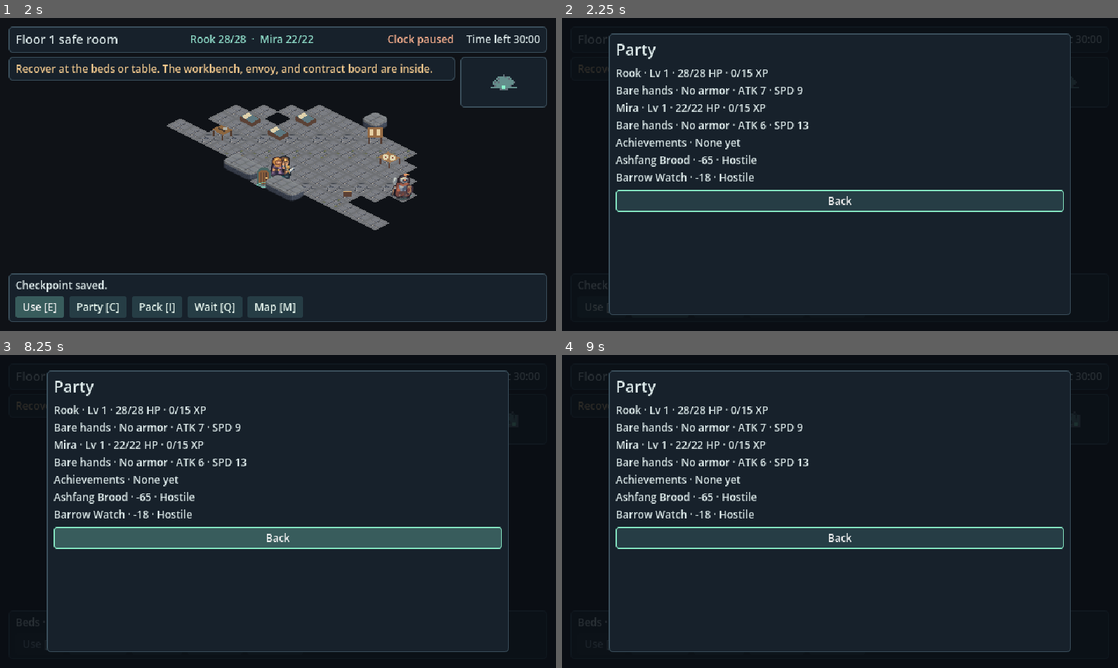
Above: before the commit, frames 1-4 (two rows, left to right).
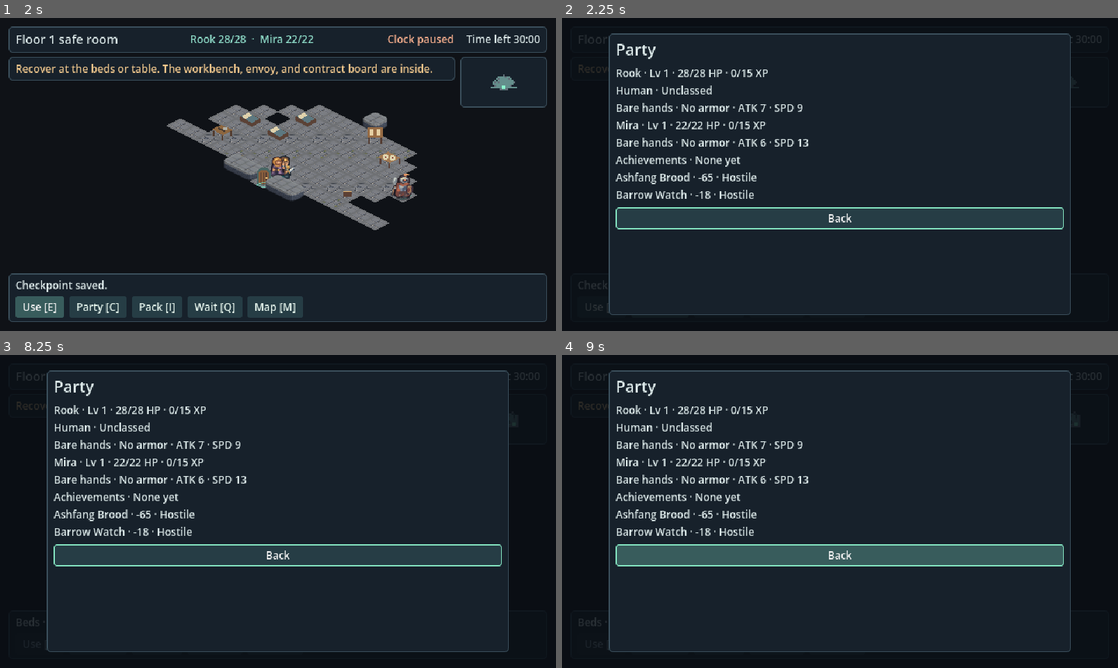
Above: after the commit, the same moments.

Repository: ChrisTitusTech/dungeon-crawler
Game: Godot game, scene res://scenes/main.tscn
Two runs of this game, one before a commit and one after it. Both use one fixed random seed, a clock stepped at 60 frames per second and the inputs below. Sound files missing from this copy of the repository are replaced by a short silence.
Inputs (mouse positions are in pixels of both pictures, inside the frame that each line leads up to):
- Up to frame 1 (2 s): click "Slot 1 · New run" at 0.5 s; click "Use [E]" at 1.25 s
- Up to frame 2 (2.25 s): click "Party [C]" at 2 s
- Up to frame 3 (8.25 s): click "Pack [I]" at 2.75 s; click "Wait [Q]" at 3.5 s; click "Map [M]" at 4.25 s; click "Back" at 5 s; tap Enter at 5.75 s; move the mouse to (400, 495) at 5.77 s; hold D (move_right) 5.78-6.5 s; tap E (interact) at 5.85, 7.55 s; click (400, 495) at 5.92 s; drag from (166, 527) to (250, 574) at 6.52 s; move the mouse to (333, 442) at 7.27 s; hold D (move_right) 7.28-8 s; tap C (open_party) at 7.35 s; drag from (250, 574) to (111, 464) at 8.02 s
- Up to frame 4 (9 s): move the mouse to (1006, 558) at 8.77 s; hold A (move_left) from 8.78 s (still down); tap Q (wait_turn) at 8.85 s

Frame 1 is identical in both runs. In frame 2, 12% of the frame differs, in the area x 9-91%, y 21-68%; in frame 3, 13%; in frame 4, 13%.

Commit message:
Add race and class choices and a recruitable pet

Diff:
--- a/data/floor_2_layout.tres
+++ b/data/floor_2_layout.tres
@@ -9,7 +9,7 @@
 "#####################################################",
 "#####################################################",
 "#####################################################",
-"############..........################...........####",
+"############......P...################...........####",
 "############.c......g.################.........c.####",
 "############..........################......g....####",
 "############.....r...........#########...........####",
--- a/data/floor_one_content.tres
+++ b/data/floor_one_content.tres
@@ -7,7 +7,8 @@
 heroes = {
 "rook": {"name": "Rook", "hp": 28, "power": 7, "speed": 9, "portrait": 0, "skill": "cleave"},
 "mira": {"name": "Mira", "hp": 22, "power": 6, "speed": 13, "portrait": 1, "skill": "trip"},
-"sable": {"name": "Sable", "hp": 25, "power": 6, "speed": 11, "portrait": 4, "skill": "brace"}
+"sable": {"name": "Sable", "hp": 25, "power": 6, "speed": 11, "portrait": 4, "skill": "brace"},
+"cinder": {"name": "Cinder", "hp": 24, "power": 8, "speed": 14, "portrait": 2, "skill": "ankle_bite", "pet": true}
 }
 foes = {
 "rat": {"name": "Ashfang Dire Rat", "hp": 17, "power": 5, "speed": 8, "portrait": 2, "xp": 7, "drop": "tonic", "faction": "ashfang", "material": "ashfang_pelt"},
@@ -33,7 +34,21 @@
 skills = {
 "cleave": {"name": "Cleave", "bonus": 5, "wound": "arms"},
 "trip": {"name": "Hamstring", "bonus": 3, "wound": "legs"},
-"brace": {"name": "Breaking strike", "bonus": 4, "wound": "head"}
+"brace": {"name": "Breaking strike", "bonus": 4, "wound": "head"},
+"ankle_bite": {"name": "Ankle Bite", "bonus": 2, "wound": "legs"},
+"shield_break": {"name": "Shield Break", "bonus": 7, "wound": "arms"},
+"low_feint": {"name": "Low Feint", "bonus": 6, "wound": "legs"},
+"seal_cutter": {"name": "Seal Cutter", "bonus": 5, "wound": "torso"}
+}
+races = {
+"human": {"name": "Human", "summary": "+2 base attack", "power": 2},
+"stonekin": {"name": "Stonekin", "summary": "+8 max HP", "hp": 8},
+"gloamkin": {"name": "Gloamkin", "summary": "+3 base speed", "speed": 3, "requires": "truce", "unlock": "Hold a Barrow Watch truce"}
+}
+classes = {
+"vanguard": {"name": "Vanguard", "summary": "+2 base attack, Shield Break wounds arms", "power": 2, "skill": "shield_break"},
+"skirmisher": {"name": "Skirmisher", "summary": "+2 base speed, Low Feint wounds legs", "speed": 2, "skill": "low_feint"},
+"guildblade": {"name": "Guildblade", "summary": "+4 max HP, Seal Cutter wounds the torso", "hp": 4, "skill": "seal_cutter", "requires": "contract", "unlock": "Fulfill a guild contract"}
 }
 show = {
 "intro": {"line": "Sir Aldren, the Hollow Castellan, guards the stairs. Challenge him before the vault collapses."},
@@ -42,6 +57,7 @@
 "first_blood": {"line": "First blood. Your bronze box is waiting back at camp.", "achievement": "First Blood", "box": "bronze_box"},
 "three_wins": {"line": "Three wins. The odds are getting awkward. Have a silver box.", "achievement": "Three for the Show", "box": "silver_box"},
 "recruit": {"line": "Sable joins your party. Apparently the waiver is transferable.", "achievement": "One More Seat", "box": "bronze_box"},
+"rescue_pet": {"line": "The rat has adopted you. I recommend reading the small print.", "achievement": "A Friend in the Dark"},
 "warden": {"line": "Sir Aldren has fallen. Take the stairs before the vault buries you both."},
 "marshal": {"line": "Marshal Ysra has fallen. Her galleries are closing. Take the stairs."},
 "regent": {"line": "Lord Veyr has fallen. Use the stairs before the keep comes down."},
--- a/scripts/battle/battle_rules.gd
+++ b/scripts/battle/battle_rules.gd
@@ -12,6 +12,7 @@
 	var speed: int
 	var guarding: bool = false
 	var id: String
+	var is_pet: bool
 	var portrait: int = -1
 	var level: int = 1
 	var xp: int = 0
--- a/scripts/core/campaign_content.gd
+++ b/scripts/core/campaign_content.gd
@@ -9,12 +9,15 @@
 @export var factions: Dictionary
 @export var recipes: Dictionary
 @export var sponsors: Dictionary
+@export var races: Dictionary
+@export var classes: Dictionary
 
 
 func make_fighter(id: String) -> BattleRules.Fighter:
 	var definition: Dictionary = heroes.get(id, foes.get(id, {}))
 	var fighter := BattleRules.Fighter.new(definition.name, definition.hp, definition.power, definition.speed)
 	fighter.id = id
+	fighter.is_pet = definition.get("pet", false)
 	fighter.portrait = definition.portrait
 	fighter.wound = definition.get("wound", "")
 	fighter.skill = skills.get(definition.get("skill", ""), {})
--- a/scripts/core/campaign_run.gd
+++ b/scripts/core/campaign_run.gd
@@ -7,6 +7,7 @@
 const REFUGE_LAYOUT: DungeonLayout = preload("res://data/safe_room.tres")
 const FLOOR_TIME_SECONDS := 30 * 60
 const PARTY_LIMIT := 4
+const PET_ID := "cinder"
 const BOSS_ID := "warden"
 const ENEMY_IDS := ["rat", "guard", BOSS_ID]
 const FLOOR_BOSSES := [BOSS_ID, "marshal", "regent"]
@@ -36,6 +37,8 @@
 var victories: int = 0
 var boss_defeated: bool = false
 var completed: bool = false
+var race_id: String
+var class_id: String
 var _announcement_event: String = "intro"
 var _in_refuge: bool = false
 
@@ -192,7 +195,7 @@
 
 func equip(member: BattleRules.Fighter, item: String) -> bool:
 	var definition: Dictionary = CONTENT.items.get(item, {})
-	if member.hp == 0 or count(item) == 0 or not definition.has("slot"):
+	if member.hp == 0 or member.is_pet or count(item) == 0 or not definition.has("slot"):
 		return false
 	spend_item(item)
 	if definition.slot == "weapon":
@@ -248,6 +251,19 @@
 	party.append(CONTENT.make_fighter("sable"))
 	used_sites[cell] = true
 	event_occurred.emit("recruit")
+	return true
+
+
+func rescue_pet(cell: Vector2i) -> bool:
+	var distance: Vector2i = (floor.player - cell).abs()
+	if at_camp() or floor.encounter != null or distance.x + distance.y > 1:
+		return false
+	if floor.terrain_at(cell) != "P" or used_sites.has(cell) or party.size() >= PARTY_LIMIT or count("bandage") == 0:
+		return false
+	spend_item("bandage")
+	party.append(CONTENT.make_fighter(PET_ID))
+	used_sites[cell] = true
+	event_occurred.emit("rescue_pet")
 	return true
 
 
@@ -297,12 +313,49 @@
 		event_occurred.emit(foe_id)
 
 
-func escape(exit_cell: Vector2i) -> bool:
+func can_escape(exit_cell: Vector2i) -> bool:
 	var distance: Vector2i = (floor.player - exit_cell).abs()
 	if not boss_defeated or completed or at_camp() or floor.encounter != null or seconds_left <= 0.0:
 		return false
-	if distance.x + distance.y > 1 or floor.terrain_at(exit_cell) != ">":
-		return false
+	return distance.x + distance.y <= 1 and floor.terrain_at(exit_cell) == ">"
+
+
+func advancement_choices() -> Dictionary:
+	if floor_number == 2:
+		return CONTENT.races
+	if floor_number == 3:
+		return CONTENT.classes
+	return {}
+
+
+func advancement_unlocked(choice: Dictionary) -> bool:
+	match choice.get("requires", ""):
+		"truce": return has_truce("watch")
+		"contract": return sponsor_contracts.values().has("fulfilled")
+		"": return true
+	return false
+
+
+func escape(exit_cell: Vector2i, choice_id: String = "") -> bool:
+	if not can_escape(exit_cell):
+		return false
+	var choices: Dictionary = advancement_choices()
+	if not choices.is_empty():
+		if not choices.has(choice_id) or not advancement_unlocked(choices[choice_id]):
+			return false
+		var choice: Dictionary = choices[choice_id]
+		var rook: BattleRules.Fighter = party[0]
+		var health: int = choice.get("hp", 0)
+		rook.max_hp += health
+		if rook.hp > 0:
+			rook.hp += health
+		rook.power += choice.get("power", 0)
+		rook.speed += choice.get("speed", 0)
+		if floor_number == 2:
+			race_id = choice_id
+		else:
+			class_id = choice_id
+			rook.skill = CONTENT.skills[choice.skill]
 	event_occurred.emit("escape" if floor_number == 1 else "escape_%d" % floor_number)
 	if floor_number == LAST_FLOOR:
 		completed = true
@@ -344,6 +397,7 @@
 		"fallen_gear": fallen_gear.duplicate(true), "achievements": achievements.duplicate(),
 		"announcement_event": _announcement_event, "victories": victories,
 		"boss_defeated": boss_defeated, "completed": completed,
+		"race_id": race_id, "class_id": class_id,
 	}
 
 
@@ -356,6 +410,7 @@
 		"reputation": TYPE_DICTIONARY, "sponsor_contracts": TYPE_DICTIONARY,
 		"achievements": TYPE_PACKED_STRING_ARRAY, "announcement_event": TYPE_STRING,
 		"victories": TYPE_INT, "boss_defeated": TYPE_BOOL, "completed": TYPE_BOOL,
+		"race_id": TYPE_STRING, "class_id": TYPE_STRING,
 	}
 	if not _matches(data, fields) or data.party.is_empty() or data.party.size() > PARTY_LIMIT:
 		return null
@@ -365,6 +420,12 @@
 	if data.floor_number < 1 or data.floor_number > LAST_FLOOR or not CONTENT.show.has(data.announcement_event):
 		return null
 	if data.completed and (data.floor_number != LAST_FLOOR or not data.boss_defeated or data.in_refuge):
+		return null
+	var has_race: bool = CONTENT.races.has(data.race_id)
+	var has_class: bool = CONTENT.classes.has(data.class_id)
+	if (data.floor_number == 3 and not has_race) or (data.floor_number < 3 and data.race_id != ""):
+		return null
+	if (data.completed and not has_class) or (not data.completed and data.class_id != ""):
 		return null
 	var run := CampaignRun.new(data.seed, data.floor_number)
 	var saved_contracts: Dictionary = data.sponsor_contracts
@@ -418,6 +479,12 @@
 		member.armor_bonus = CONTENT.items.get(member.armor, {}).get("bonus", 0)
 		member.injuries.assign(saved.injuries)
 		run.party.append(member)
+	if run.party[0].id != "rook":
+		return null
+	run.race_id = data.race_id
+	run.class_id = data.class_id
+	if not run.class_id.is_empty():
+		run.party[0].skill = CONTENT.skills[CONTENT.classes[run.class_id].skill]
 	run.inventory.assign(data.inventory)
 	run.used_sites.assign(data.used_sites)
 	run.fallen_gear.assign(data.fallen_gear)
--- a/scripts/core/campaign_save.gd
+++ b/scripts/core/campaign_save.gd
@@ -1,7 +1,7 @@
 class_name CampaignSave
 extends RefCounted
 
-const VERSION := 2
+const VERSION := 3
 const SLOT_COUNT := 3
 
 
--- a/scripts/core/dungeon_game.gd
+++ b/scripts/core/dungeon_game.gd
@@ -407,7 +407,7 @@
 			continue
 		if terrain in [">", "D"] or _run.fallen_gear.has(cell):
 			return cell
-		if terrain in ["c", "R"] and not _run.used_sites.has(cell):
+		if terrain in ["c", "R", "P"] and not _run.used_sites.has(cell):
 			return cell
 		var enemy: DungeonFloor.Enemy = _floor.enemy_at(cell)
 		if enemy != null and not enemy.hostile:
@@ -443,21 +443,61 @@
 			"R":
 				if _run.recruit(cell):
 					_refresh_exploration("Sable joined the party.")
+			"P":
+				_rescue_pet(cell)
 			">":
-				if _run.escape(cell):
-					if _run.completed:
-						_show_summary(_save())
-					else:
-						_show_arrival()
-					return
-				else:
-					_refresh_exploration("Defeat %s first." % _run.boss_name())
+				_use_stairs(cell)
+				return
 			_:
 				var envoy: DungeonFloor.Enemy = _floor.enemy_at(cell)
 				if envoy != null and not envoy.hostile:
 					_present("Barrow Sentinel", "The sentinel lowers their spear in recognition of the truce.",
 						[CampaignMenu.choice("Continue", _hide_menu)])
 	_dungeon.refresh()
+
+
+func _rescue_pet(cell: Vector2i) -> void:
+	var notice: String
+	if _run.party.size() >= CampaignRun.PARTY_LIMIT:
+		notice = "Cinder needs an open party slot."
+	elif _run.count("bandage") == 0:
+		notice = "Cinder needs a bandage."
+	elif _run.rescue_pet(cell):
+		notice = "Cinder joined the party."
+	else:
+		return
+	_refresh_exploration(notice)
+
+
+func _use_stairs(cell: Vector2i) -> void:
+	if not _run.can_escape(cell):
+		_refresh_exploration("Defeat %s first." % _run.boss_name())
+		return
+	var options: Dictionary = _run.advancement_choices()
+	if options.is_empty():
+		_finish_stairs(cell)
+		return
+	var choices: Array[Dictionary] = []
+	for id: String in options:
+		var option: Dictionary = options[id]
+		var unlocked: bool = _run.advancement_unlocked(option)
+		var description: String = option.summary if unlocked else option.unlock
+		choices.append(CampaignMenu.choice("%s · %s" % [option.name, description],
+			_finish_stairs.bind(cell, id), not unlocked))
+	choices.append(CampaignMenu.choice("Return to dungeon", _hide_menu))
+	if _run.floor_number == 2:
+		_present("Choose Rook's race", "The choice is permanent. Select a race to descend to Floor 3.", choices)
+	else:
+		_present("Choose Rook's class", "The choice is permanent. Select a class to finish the run.", choices)
+
+
+func _finish_stairs(cell: Vector2i, choice_id: String = "") -> void:
+	if not _run.escape(cell, choice_id):
+		return
+	if _run.completed:
+		_show_summary(_save())
+	else:
+		_show_arrival()
 
 
 func _exploration_hint() -> String:
@@ -475,6 +515,7 @@
 		"A": return "Use the board to review guild contracts"
 		"c": return "Use to take supplies"
 		"R": return "Use to talk to Sable"
+		"P": return "Use a bandage to rescue Cinder"
 		">": return "Use to descend" if _run.boss_defeated else "%s holds the stairs" % _run.boss_name()
 	if _run.at_camp():
 		return "Beds · table · chest · workbench · envoy · contract board"
@@ -638,6 +679,8 @@
 			disabled = disabled or member.hp >= member.max_hp
 		elif item == "bandage":
 			disabled = disabled or member.injuries.is_empty()
+		elif definition.has("slot"):
+			disabled = disabled or member.is_pet
 		choices.append(CampaignMenu.choice("%s · %d/%d HP" % [member.name, member.hp, member.max_hp],
 			_apply_item.bind(member, item), disabled))
 	choices.append(CampaignMenu.choice("Back to pack", _show_inventory))
@@ -658,10 +701,16 @@
 	for member: BattleRules.Fighter in _party:
 		var state: String = "Fallen" if member.hp == 0 else "%d/%d HP" % [member.hp, member.max_hp]
 		lines.append("%s · Lv %d · %s · %d/%d XP" % [member.name, member.level, state, member.xp, member.level * 15])
+		if member.id == "rook":
+			lines.append(_rook_identity())
 		if member.hp > 0:
-			var weapon: String = CampaignRun.CONTENT.items.get(member.weapon, {}).get("name", "Bare hands")
-			var armor: String = CampaignRun.CONTENT.items.get(member.armor, {}).get("name", "No armor")
-			lines.append("%s · %s · ATK %d · SPD %d" % [weapon, armor, member.attack_power(), member.initiative()])
+			var stats: String = "ATK %d · SPD %d" % [member.attack_power(), member.initiative()]
+			if member.is_pet:
+				lines.append("Pet · %s · %s" % [member.skill.name, stats])
+			else:
+				var weapon: String = CampaignRun.CONTENT.items.get(member.weapon, {}).get("name", "Bare hands")
+				var armor: String = CampaignRun.CONTENT.items.get(member.armor, {}).get("name", "No armor")
+				lines.append("%s · %s · %s" % [weapon, armor, stats])
 			if member.stat_points > 0:
 				choices.append(CampaignMenu.choice("Train %s · %d available" % [member.name, member.stat_points],
 					_show_training.bind(member)))
@@ -714,6 +763,7 @@
 func _show_summary(notice: String = "") -> void:
 	var detail := "%s fell. Your party reached the stairs with %s remaining.\n\nWins · %d\nAchievements · %s" % [
 		_run.boss_name(), _run.floor_time_text(), _run.victories, ", ".join(_run.achievements)]
+	detail += "\nRook · %s · %s" % [_rook_identity(), _party[0].skill.name]
 	detail += "\n\nSystem · " + _run.announcement
 	if not notice.is_empty():
 		detail += "\n\n" + notice
@@ -721,6 +771,12 @@
 		[CampaignMenu.choice("Return to save slots", _show_slots)], false)
 
 
+func _rook_identity() -> String:
+	var race: String = CampaignRun.CONTENT.races.get(_run.race_id, {}).get("name", "Human")
+	var role: String = CampaignRun.CONTENT.classes.get(_run.class_id, {}).get("name", "Unclassed")
+	return "%s · %s" % [race, role]
+
+
 func _present(title: String, detail: String, choices: Array[Dictionary], dismissible: bool = true) -> void:
 	_can_close_menu = dismissible
 	_menu.present(title, detail, choices)
--- a/scripts/world/dungeon_view.gd
+++ b/scripts/world/dungeon_view.gd
@@ -242,6 +242,9 @@
 		elif terrain == "R":
 			_draw_outline(center, Vector2(10, 5), PARTY_MARK)
 			_draw_actor(center + Vector2(0, 3), PrototypeArt.SABLE, 31.0)
+		elif terrain == "P":
+			_draw_outline(center, Vector2(10, 5), PARTY_MARK)
+			_draw_actor(center + Vector2(0, 3), PrototypeArt.RAT, 24.0)
 
 
 func _draw_refuge_door(center: Vector2) -> void:
--- a/tests/test_floor_one.gd
+++ b/tests/test_floor_one.gd
@@ -297,6 +297,16 @@
 	var boss_names: Array[String] = ["Sir Aldren", "Marshal Ysra", "Lord Veyr"]
 	for number: int in range(1, 4):
 		var run: CampaignRun = game._run
+		if number == 2:
+			var pet_site: Vector2i = _find(run.floor, "P")
+			run.floor.restore_checkpoint(pet_site, 4, run.snapshot().enemies, [])
+			var bandages: int = run.count("bandage")
+			game._interact()
+			assert_eq(run.count("bandage"), bandages - 1)
+			assert_eq(run.party.back().id, "cinder")
+			assert_true(run.party.back().is_pet)
+			game._interact()
+			assert_eq(run.count("bandage"), bandages - 1)
 		var stairs: Vector2i = _find(run.floor, ">")
 		var boss: DungeonFloor.Enemy = run.floor.enemy_at(_find(run.floor, "b"))
 		run.seconds_left = 23.5
@@ -311,6 +321,19 @@
 		var pack: Dictionary = run.inventory.duplicate()
 		var standing: Dictionary = run.reputation.duplicate()
 		game._interact()
+		if number == 2:
+			assert_eq(heading.text, "Choose Rook's race")
+			assert_eq(CampaignSave.read(_directory, 1).floor_number, 2)
+			var stonekin: Button = choices.get_child(1)
+			stonekin.pressed.emit()
+			party[0].max_hp += 8
+			party[0].hp += 8
+		elif number == 3:
+			assert_eq(heading.text, "Choose Rook's class")
+			assert_false(run.completed)
+			var guildblade: Button = choices.get_child(2)
+			assert_false(guildblade.disabled)
+			guildblade.pressed.emit()
 		var saved: Dictionary = CampaignSave.read(_directory, 1)
 		if number < CampaignRun.LAST_FLOOR:
 			assert_eq(saved.floor_number, number + 1)
@@ -327,6 +350,11 @@
 			game._load_slot(1)
 			assert_eq(game._run.floor_number, number + 1)
 			assert_true(game._run.at_camp())
+			if number == 2:
+				assert_eq(game._run.race_id, "stonekin")
+				assert_eq(game._party[0].max_hp, party[0].max_hp)
+				assert_true(game._party.back().is_pet)
+				assert_eq(game._party.back().skill.name, "Ankle Bite")
 			game._interact()
 			assert_same(game._floor, game._run.floor)
 			assert_eq(game._title.text, "Floor %d" % (number + 1))
@@ -343,7 +371,49 @@
 			assert_eq(heading.text, "Floor 3 cleared")
 			assert_eq(game._run.seconds_left, 23.5)
 			assert_has(game._run.achievements, "Past the Regent")
+			assert_eq(game._run.class_id, "guildblade")
+			assert_eq(game._party[0].skill.name, "Seal Cutter")
+			assert_eq(game._party[0].max_hp, party[0].max_hp + 4)
 	await wait_process_frames(1)
+
+
+func test_locked_advancement_and_fallen_rook() -> void:
+	var run := CampaignRun.new(42, 2)
+	var stairs: Vector2i = _find(run.floor, ">")
+	run.floor.player = stairs
+	assert_false(run.escape(stairs, "stonekin"), "The boss still holds the stairs.")
+	run.boss_defeated = true
+	assert_false(run.escape(stairs, "gloamkin"), "Gloamkin requires an active truce.")
+	assert_false(run.escape(stairs), "A choice is required.")
+	run.party[0].hp = 0
+	assert_true(run.escape(stairs, "stonekin"))
+	assert_eq(run.party[0].hp, 0, "A race choice never revives Rook.")
+	run.leave_refuge()
+	stairs = _find(run.floor, ">")
+	run.floor.player = stairs
+	run.boss_defeated = true
+	assert_false(run.escape(stairs, "guildblade"), "Guildblade requires a fulfilled contract.")
+	assert_true(run.escape(stairs, "vanguard"))
+	assert_false(run.escape(stairs, "vanguard"), "Class bonuses apply only once.")
+
+
+func test_pet_rescue_needs_a_bandage_and_pet_can_use_its_skill() -> void:
+	var run := CampaignRun.new(42, 2)
+	var pet_site: Vector2i = _find(run.floor, "P")
+	assert_false(run.rescue_pet(pet_site), "Cinder is out of reach.")
+	run.floor.player = pet_site
+	run.spend_item("bandage", run.count("bandage"))
+	assert_false(run.rescue_pet(pet_site))
+	run.add_item("bandage")
+	assert_true(run.rescue_pet(pet_site))
+	run.add_item("iron_blade")
+	var pet: BattleRules.Fighter = run.party.back()
+	assert_false(run.equip(pet, "iron_blade"))
+	var foe: BattleRules.Fighter = CampaignRun.CONTENT.make_fighter("rat")
+	var battle := BattleRules.new(run.party, foe, 0)
+	assert_same(battle.current_fighter(), pet)
+	assert_true(battle.use_command(BattleRules.Command.SKILL))
+	assert_true(foe.injuries.has("legs"))
 
 
 func test_truce_changes_enemy_behaviour_and_survives_a_checkpoint() -> void:
Not shown, changed: docs/handoff.md
Not shown, changed: docs/roadmap.md
